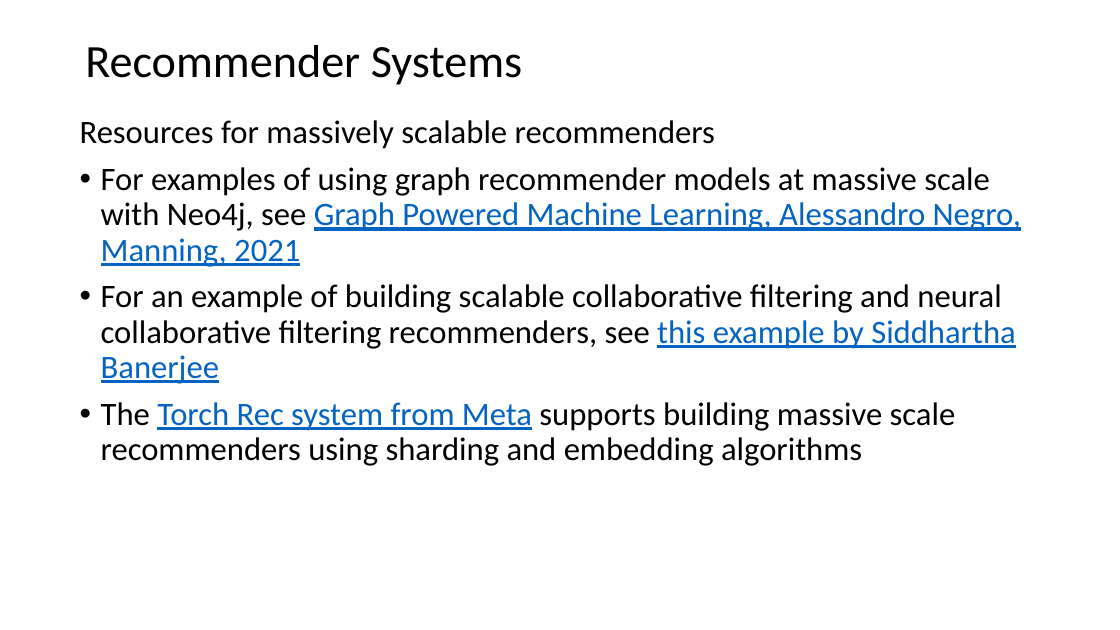
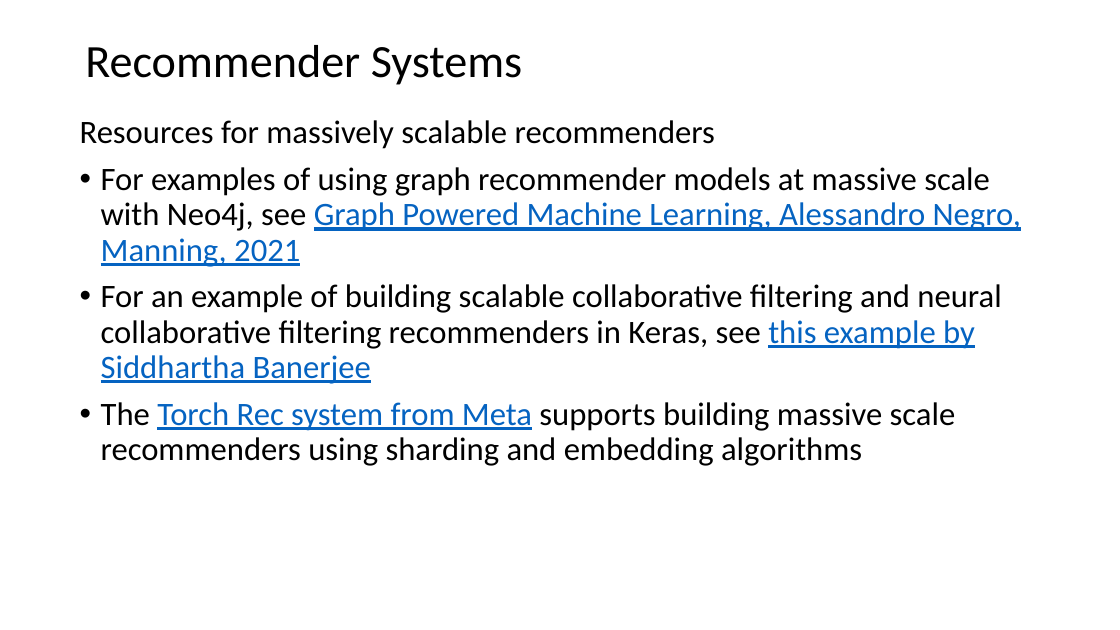
Before and after one commit to StephenElston/CSCI-E-108, a slide deck: slide 8 of slides/7_RecommenderSystems.pptx. Drawn at 1120x630 pixels with LibreOffice and Linux fonts; fonts in the diff are those of the drawing. Boxes give left, top, right and bottom in pixels: in the first picture for what was removed or moved away, otherwise in the second. Text is boxed around its words. In the diff, an @@ line names an element or a change of style, - is before the commit and + after.

Commit message:
Small corrections to slides

```diff
--- a/slides/7_RecommenderSystems.pptx
+++ b/slides/7_RecommenderSystems.pptx
@@ text at box(101, 284, 1001, 384): text changed @@
-• For an example of building scalable collaborative filtering and neural collaborative filtering recommenders, see this example by Siddhartha Banerjee
+• For an example of building scalable collaborative filtering and neural collaborative filtering recommenders in Keras, see this example by Siddhartha Banerjee
```
